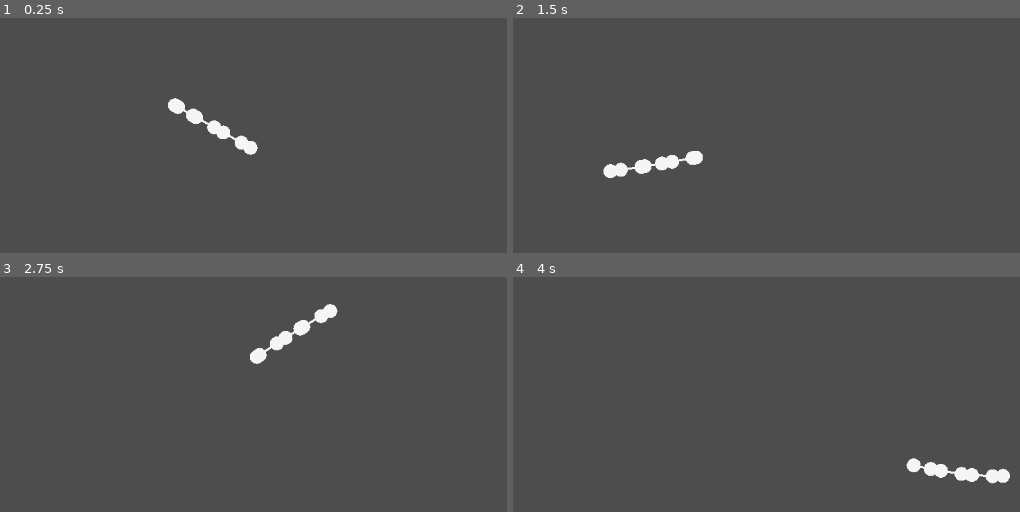
Above: before the commit, frames 1-4 (two rows, left to right).
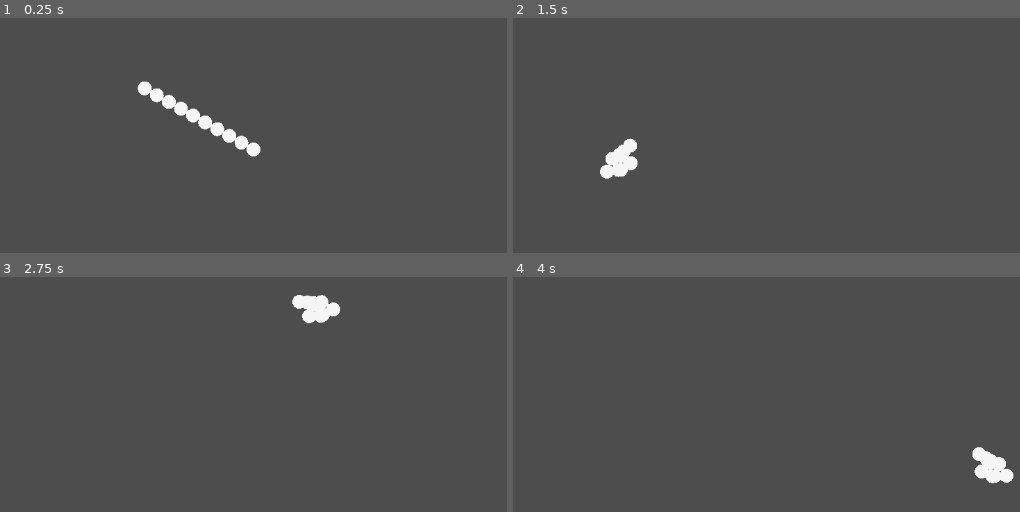
Above: after the commit, the same moments.

Repository: OscarPindaro/ProceduralAnimation
Game: Godot game, scene res://scenes/Chain/chain.tscn
The game is run twice, just before and just after one commit, with the same random seed, the same clock (stepped at 60 frames per second) and the same inputs. This scene is started directly instead of the project's main scene.
Inputs (mouse positions are in pixels of both pictures, inside the frame that each line leads up to):
- Up to frame 1 (0.25 s): no input
- Up to frame 2 (1.5 s): move the mouse to (943, 126) at 0.52 s; move the mouse to (604, 173) at 1.27 s
- Up to frame 3 (2.75 s): tap Enter at 2 s; move the mouse to (334, 309) at 2.02 s
- Up to frame 4 (4 s): tap Space at 2.75 s; move the mouse to (725, 497) at 2.77 s; move the mouse to (1004, 476) at 3.52 s

The runs differ from the first frame. In frame 1, 0.8% of the frame differs, in the area x 27-52%, y 26-60%; in frame 2, 1.2%; in frame 3, 1.2%, in the area x 49-68%, y 7-38%; in frame 4, 1.2%.

Commit message:
does not work with collision on the chain

Diff:
--- a/scenes/Chain/chain.gd
+++ b/scenes/Chain/chain.gd
@@ -25,17 +25,35 @@
 
 # Called every frame. 'delta' is the elapsed time since the previous frame.
 func _process(_delta: float) -> void:
-	self.mouse_pos = get_local_mouse_position()
-	self.points[0] = set_point(self.points[0], self.mouse_pos)
-	for idx in range(1,len(self.points)):
-		if self.is_soft:
-			self.points[idx] = Constraints.soft_constrain_distance(self.points[idx], self.points[idx-1], self.distance)
-		else:
-			self.points[idx] = Constraints.constrain_distance(self.points[idx], self.points[idx-1], self.distance)
+	if not check_collisions:
+		self.mouse_pos = get_local_mouse_position()
+		self.points[0] = set_point(self.points[0], self.mouse_pos)
+		for idx in range(1,len(self.points)):
+			if self.is_soft:
+				self.points[idx] = Constraints.soft_constrain_distance(self.points[idx], self.points[idx-1], self.distance)
+			else:
+				self.points[idx] = Constraints.constrain_distance(self.points[idx], self.points[idx-1], self.distance)
+
+	else:
+		for xxx in range(4):
+			self.mouse_pos = get_local_mouse_position()
+			self.points[0] = set_point(self.points[0], self.mouse_pos)
+			for idx in range(1,len(self.points)):
+				if self.is_soft:
+					self.points[idx] = Constraints.soft_constrain_distance(self.points[idx], self.points[idx-1], self.distance)
+				else:
+					self.points[idx] = Constraints.constrain_distance(self.points[idx], self.points[idx-1], self.distance)
+
+			self.points = Constraints.asimmetric_circle_collision(self.points, self.distance)
+			self.mouse_pos = get_local_mouse_position()
+			self.points[0] = set_point(self.points[0], self.mouse_pos)
+			for idx in range(1,len(self.points)):
+				if self.is_soft:
+					self.points[idx] = Constraints.soft_constrain_distance(self.points[idx], self.points[idx-1], self.distance)
+				else:
+					self.points[idx] = Constraints.constrain_distance(self.points[idx], self.points[idx-1], self.distance)
+
 	self.queue_redraw()
-
-	if check_collisions:
-		self.points = Constraints.constraint_circle_collision_all(self.points, self.point_thickness)
 
 func _draw() -> void:
 	if do_draw:
--- a/scenes/Chain/chain.tscn
+++ b/scenes/Chain/chain.tscn
@@ -6,5 +6,5 @@
 script = ExtResource("1_f8o53")
 check_collisions = true
 number_of_points = 10
-distance = 15.0
+distance = 20.0
 point_thickness = 10.0
--- a/scenes/Constraints.gd
+++ b/scenes/Constraints.gd
@@ -31,9 +31,20 @@
 static func constraint_circle_collision_all(points: Array[Vector2], radius: float)-> Array[Vector2]:
 	# computes all the collision constraints of some points with the same radius
 	for i in range(len(points)):
-		for j in range(i, len(points)):
+		for j in range(i+1, len(points)):
 			var new_points: Array[Vector2] = constrain_circle_collision(points[i], points[j], radius)
 			assert(len(new_points) == 2)
 			points[i] = new_points[0]
 			points[j] = new_points[1]
 	return points
+
+
+static func asimmetric_circle_collision(points: Array[Vector2], radius: float)-> Array[Vector2]:
+	# balls that are closer to the head (idx=0) don't move
+	for i in range(len(points)):
+		for j in range(i+1, len(points)):
+			if check_circle_collision(points[i], points[j], radius):
+				# move only the second point, therefore point[i] is the anchor that does not move
+				# i want to move the first one i pass
+				points[j] = constrain_distance(points[j], points[i], radius)
+	return points
